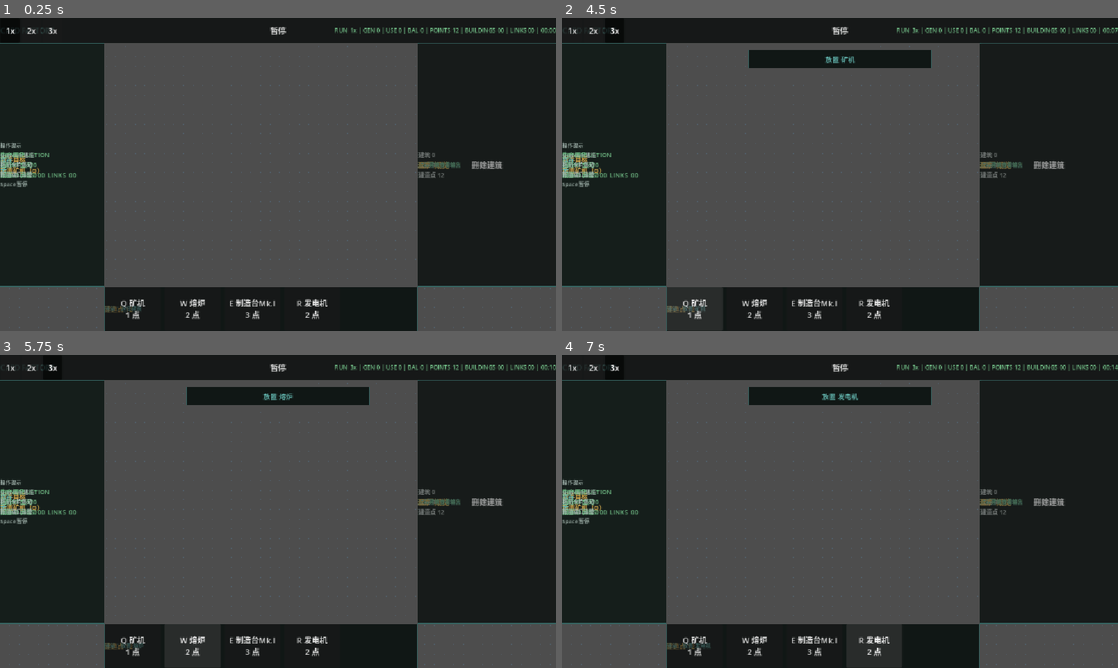
Above: before the commit, frames 1-4 (two rows, left to right).
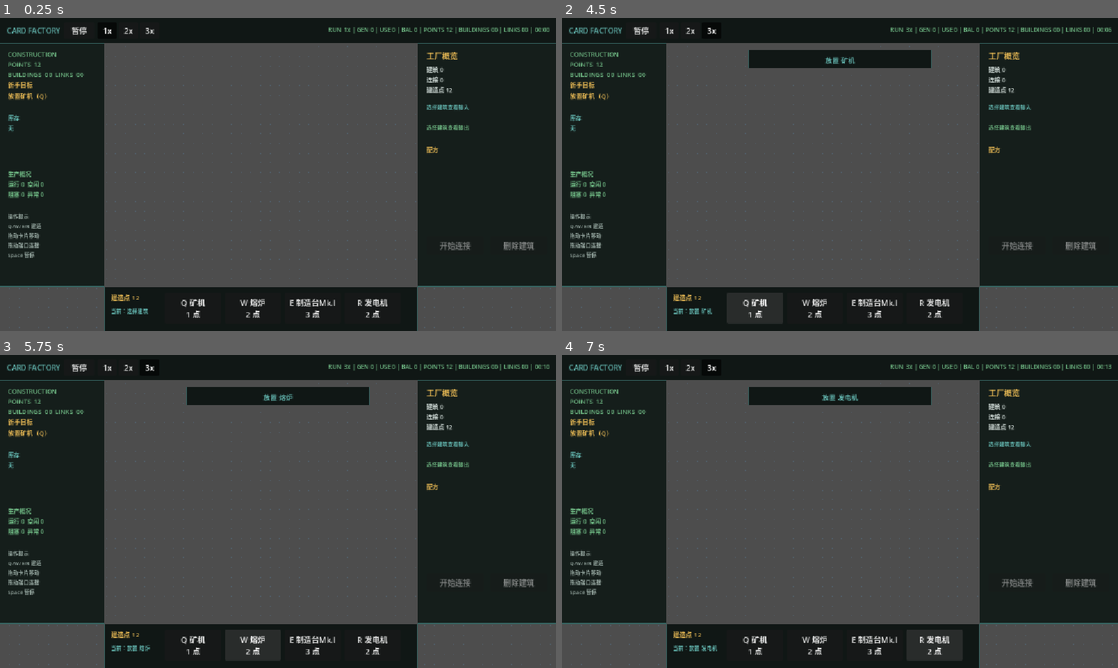
Above: after the commit, the same moments.

Repository: Vantex/cardFactory
Game: Godot game, scene res://scenes/main/Main.tscn
The game is run twice, just before and just after one commit, with the same random seed, the same clock (stepped at 60 frames per second) and the same inputs.
Inputs:
- Up to frame 1 (0.25 s): no input
- Up to frame 2 (4.5 s): click "暂停" at 0.5 s; click "暂停" (after the commit: "继续") at 1.25 s; click "1x" at 2 s; click "2x" at 2.75 s; click "3x" at 3.5 s; click "Q 矿机 1 点" at 4.25 s
- Up to frame 3 (5.75 s): click "W 熔炉 2 点" at 5 s
- Up to frame 4 (7 s): click "E 制造台Mk.I 3 点" at 5.75 s; click "R 发电机 2 点" at 6.5 s

The runs differ from the first frame. In frame 1, 4.4% of the frame differs, in the area x 0-100%, y 2-97%; in frame 2, 5.5%; in frame 3, 4.9%; in frame 4, 5.7%, in the area x 0-100%, y 2-100%.

Commit message:
fix: prevent workspace UI overlap

Diff:
--- a/scenes/ui/FactoryWorkspaceUI.gd
+++ b/scenes/ui/FactoryWorkspaceUI.gd
@@ -424,8 +424,8 @@
 			parts.append("%s %.1f" % [item_id, amount])
 	return "无" if parts.is_empty() else ", ".join(parts)
 
-func _create_panel(node_name: String, color: Color) -> PanelContainer:
-	var panel := PanelContainer.new()
+func _create_panel(node_name: String, color: Color) -> Panel:
+	var panel := Panel.new()
 	panel.name = node_name
 	panel.mouse_filter = Control.MOUSE_FILTER_STOP
 	panel.add_theme_stylebox_override("panel", _panel_style(color))
--- a/scripts/input/InputHandler.gd
+++ b/scripts/input/InputHandler.gd
@@ -85,6 +85,12 @@
 	drag_offset = Vector2.ZERO
 	queue_redraw()
 
+func _input(event: InputEvent) -> void:
+	if not (event is InputEventMouseButton) or event.pressed or not _has_pending_pointer_release(event.button_index):
+		return
+	_handle_mouse_button(event, _get_event_screen_position(event))
+	get_viewport().set_input_as_handled()
+
 func _unhandled_input(event: InputEvent) -> void:
 	if event is InputEventKey and event.pressed and not event.echo:
 		_handle_key_press(event)
@@ -101,6 +107,13 @@
 		_handle_mouse_button(event, screen_position)
 	elif event is InputEventMouseMotion:
 		_handle_mouse_motion(event, screen_position)
+
+func _has_pending_pointer_release(button_index: MouseButton) -> bool:
+	if button_index == MOUSE_BUTTON_LEFT:
+		return current_mode == Mode.CONNECTING or current_mode == Mode.DRAGGING or not press_candidate_building_id.is_empty()
+	if button_index == MOUSE_BUTTON_RIGHT or button_index == MOUSE_BUTTON_MIDDLE:
+		return current_mode == Mode.PANNING
+	return false
 
 func _handle_key_press(event: InputEventKey) -> void:
 	match event.keycode:
--- a/scripts/test/TestFactoryWorkspace.gd
+++ b/scripts/test/TestFactoryWorkspace.gd
@@ -2,6 +2,15 @@
 
 const CardRenderer = preload("res://scripts/rendering/CardRenderer.gd")
 const ConnectionRenderer = preload("res://scripts/rendering/ConnectionRenderer.gd")
+
+class UnhandledReleaseObserver:
+	extends Node
+
+	var release_count := 0
+
+	func _unhandled_input(event: InputEvent) -> void:
+		if event is InputEventMouseButton and not event.pressed:
+			release_count += 1
 
 var _failures := 0
 
@@ -85,6 +94,22 @@
 		_expect(workspace.get_node_or_null(path) != null, "workspace exposes %s" % path)
 	for path in ["TopBar/PauseButton", "TopBar/SpeedButtons/Speed1", "TopBar/SpeedButtons/Speed2", "TopBar/SpeedButtons/Sp …(288 unchanged characters)…
 		_expect(workspace.get_node_or_null(path) != null, "workspace exposes live control %s" % path)
+	var brand := workspace.get_node("TopBar/Brand") as Label
+	var pause_button := workspace.get_node("TopBar/PauseButton") as Button
+	var summary := workspace.get_node("ResourceRail/Summary") as Label
+	var objective := workspace.get_node("ResourceRail/Objective") as Label
+	var inspector_title := workspace.get_node("InspectorPanel/Title") as Label
+	var inspector_details := workspace.get_node("InspectorPanel/Details") as Label
+	var dock_points := workspace.get_node("ConstructionDock/Points") as Label
+	var dock_buttons := workspace.get_node("ConstructionDock/BuildingButtons") as HBoxContainer
+	_expect(brand.position == Vector2(14, 15) and pause_button.get_rect() == Rect2(132, 9, 64, 34), "top-bar children keep their authored positions instead of filling the panel")
+	_expect(summary.position == Vector2(16, 14) and objective.position == Vector2(16, 76) and not summary.get_rect().intersects(objective.get_rect()), "resource-rail sections keep distinct non-overlapping rectangles")
+	_expect(inspector_title.get_rect() == Rect2(18, 14, 250, 28) and inspector_details.get_rect() == Rect2(18, 46, 250, 76) and not inspector_title.get_rect().intersects(inspector_details.get_rect()), "inspector sections keep distinct non-overlapping rectangles")
+	_expect(dock_points.position == Vector2(14, 12) and dock_buttons.get_rect() == Rect2(126, 13, 510, 64), "construction-dock labels and buttons keep separate authored regions")
+	_expect(_controls_do_not_overlap(workspace.get_node("TopBar"), ["Brand", "PauseButton", "SpeedButtons", "Status"]), "all top-bar regions remain non-overlapping")
+	_expect(_controls_do_not_overlap(workspace.get_node("ResourceRail"), ["Summary", "Objective", "Stock", "Production", "Tips"]), "all resource-rail regions remain non-overlapping")
+	_expect(_controls_do_not_overlap(workspace.get_node("InspectorPanel"), ["Title", "Details", "InputBuffers", "OutputBuffers", "RecipeHeading", "RecipeList", "StartConnectionButton", "DeleteButton"]), "all inspector regions remain non-overlapping")
+	_expect(_controls_do_not_overlap(workspace.get_node("ConstructionDock"), ["Points", "Mode", "BuildingButtons"]), "all construction-dock regions remain non-overlapping")
 	workspace.call("_on_building_pressed", "miner")
 	_expect(workspace.call("get_selected_building_type") == "" and workspace.call("get_placement_building_type") == "miner", "dock enters placement mode without conflating selection")
 	_expect(placements == ["miner"], "dock emits a placement request for miner")
@@ -219,6 +244,8 @@
 	add_child(test_viewport)
 	var main := main_scene.instantiate()
 	test_viewport.add_child(main)
+	var release_observer := UnhandledReleaseObserver.new()
+	test_viewport.add_child(release_observer)
 	await get_tree().process_frame
 
 	var world_camera := main.get_node_or_null("WorldCamera") as Camera2D
@@ -273,6 +300,15 @@
 		await get_tree().process_frame
 		_expect(input_handler.get("selected_building_id") == "" and workspace.call("get_selected_building_type") == "" and inspector_title.text == "工厂概览", "real blank canvas click clears input and workspace inspector selection")
 
+		var state := GameManager.get_game_state()
+		var covered_target_position: Vector2 = input_handler.call("_screen_to_world", Vector2(1000, 228))
+		var covered_target: Dictionary = state.try_place_building("smelter", covered_target_position)
+		var existing_connection: Dictionary = state.try_add_connection(placed_id, covered_target.id)
+		_expect(covered_target.ok and existing_connection.ok and state.connections.size() == 1, "UI-release fixture creates one existing connection to a target covered by the inspector")
+		var release_notices: Array[Dictionary] = []
+		var release_notice_listener: Callable = func(message: String, tone: String) -> void:
+			release_notices.append({"message": message, "tone": tone})
+		EventBus.notice_requested.connect(release_notice_listener)
 		var output_screen_position: Vector2 = canvas_transform * (placed_card_world_position + Vector2(232, 72))
 		var inspector_panel := workspace.get_node("InspectorPanel") as Control
 		test_viewport.push_input(_mouse_button_event(MOUSE_BUTTON_LEFT, true, output_screen_position))
@@ -282,10 +318,30 @@
 		await get_tree().process_frame
 		var hovered_control := test_viewport.gui_get_hovered_control()
 		_expect(hovered_control != null and (hovered_control == inspector_panel or inspector_panel.is_ancestor_of(hovered_control)), "the dragged pointer reaches a real inspector control")
+		release_observer.release_count = 0
 		test_viewport.push_input(_mouse_button_event(MOUSE_BUTTON_LEFT, false, Vector2(1000, 300)))
 		await get_tree().process_frame
 		var toast_message := workspace.get_node("Toast/Message") as Label
-		_expect(input_handler.call("get_mode_name") == "idle" and toast_message.text == "连接已取消：请在输入端口释放", "a connection release over the inspector still clears the active operation")
+		var cancellation_count := 0
+		var duplicate_count := 0
+		for notice in release_notices:
+			if notice.message == "连接已取消：请在输入端口释放":
+				cancellation_count += 1
+			elif notice.message == "连接已存在":
+				duplicate_count += 1
+		_expect(release_observer.release_count == 0, "an early-handled connection release never leaks into the unhandled-input phase")
+		_expect(input_handler.call("get_mode_name") == "idle" and state.connections.size() == 1 and cancellation_count == 1 and duplicate_count == 0 and toast_message.text == "连接已取消：请在输入端口释放", "a release over the inspector cancels exactly once instead of retrying the covered existing connection")
+		var pause_button_position := Vector2(164, 26)
+		test_viewport.push_input(_mouse_button_event(MOUSE_BUTTON_LEFT, true, pause_button_position))
+		test_viewport.push_input(_mouse_button_event(MOUSE_BUTTON_LEFT, false, pause_button_position))
+		await get_tree().process_frame
+		_expect(state.paused, "ordinary idle UI clicks remain available after adding the early-release guard")
+		test_viewport.push_input(_mouse_button_event(MOUSE_BUTTON_LEFT, true, pause_button_position))
+		test_viewport.push_input(_mouse_button_event(MOUSE_BUTTON_LEFT, false, pause_button_position))
+		await get_tree().process_frame
+		_expect(not state.paused, "a second ordinary UI click restores the prior pause state")
+		if EventBus.notice_requested.is_connected(release_notice_listener):
+			EventBus.notice_requested.disconnect(release_notice_listener)
 
 		GameManager.get_game_state().remove_building(placed_id)
 		_expect(input_handler.get("selected_building_id") == "" and workspace.call("get_selected_building_type") == "", "removing the selected card clears input and inspector selection")
@@ -584,6 +640,11 @@
 	_expect(gesture_handler.call("get_mode_name") == "idle" and gesture_notices[-1] == {"message": "连接已取消：请在输入端口释放", "tone": "error"}, "blank connection release cancels and publishes its failure result")
 	gesture_handler.call("start_connection", gesture_source.id)
 	gesture_ui_state.pointer_over_ui = true
+	var supports_early_release := gesture_handler.has_method("_input")
+	if supports_early_release:
+		gesture_handler.call("_input", _mouse_button_event(MOUSE_BUTTON_LEFT, false, Vector2(1000, 300)))
+	_expect(supports_early_release and gesture_handler.call("get_mode_name") == "idle" and gesture_notices[-1].message == "连接已取消：请在输入端口释放", "pending connection release is finalized before GUI can consume it")
+	gesture_handler.call("start_connection", gesture_source.id)
 	gesture_handler.call("_unhandled_input", _mouse_button_event(MOUSE_BUTTON_LEFT, false, Vector2(300, 80)))
 	_expect(gesture_handler.call("get_mode_name") == "idle" and gesture_notices[-1].message == "连接已取消：请在输入端口释放", "UI connection release cancels and publishes its failure result")
 	gesture_ui_state.pointer_over_ui = false
@@ -615,6 +676,19 @@
 	event.global_position = position
 	return event
 
+func _controls_do_not_overlap(parent: Control, child_names: Array[String]) -> bool:
+	var controls: Array[Control] = []
+	for child_name in child_names:
+		var control := parent.get_node_or_null(child_name) as Control
+		if control == null or not control.visible:
+			return false
+		controls.append(control)
+	for left_index in range(controls.size()):
+		for right_index in range(left_index + 1, controls.size()):
+			if controls[left_index].get_rect().intersects(controls[right_index].get_rect(), false):
+				return false
+	return true
+
 func _mouse_motion_event(position: Vector2, relative: Vector2, button_mask: MouseButtonMask) -> InputEventMouseMotion:
 	var event := InputEventMouseMotion.new()
 	event.position = position
